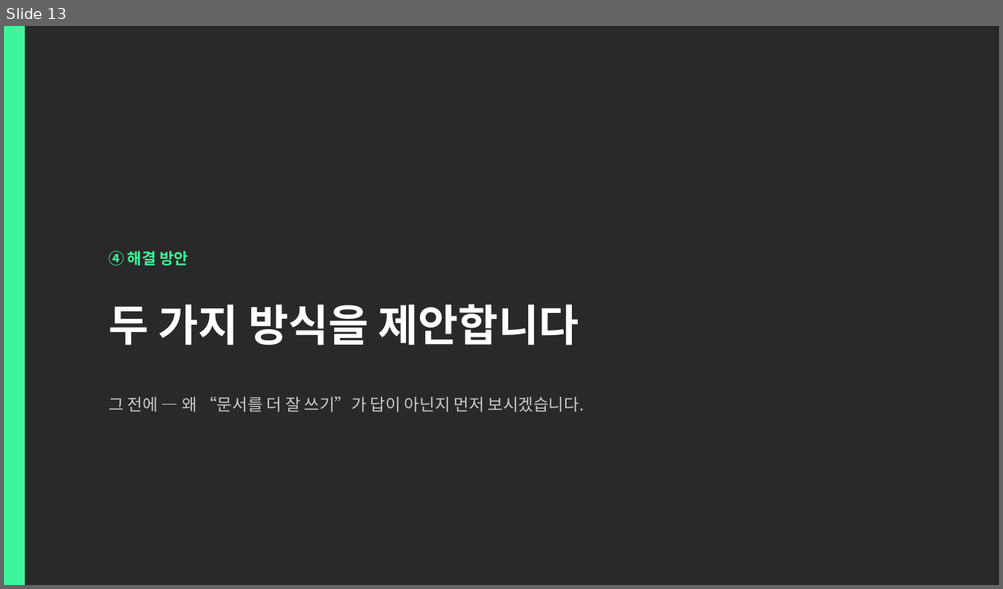
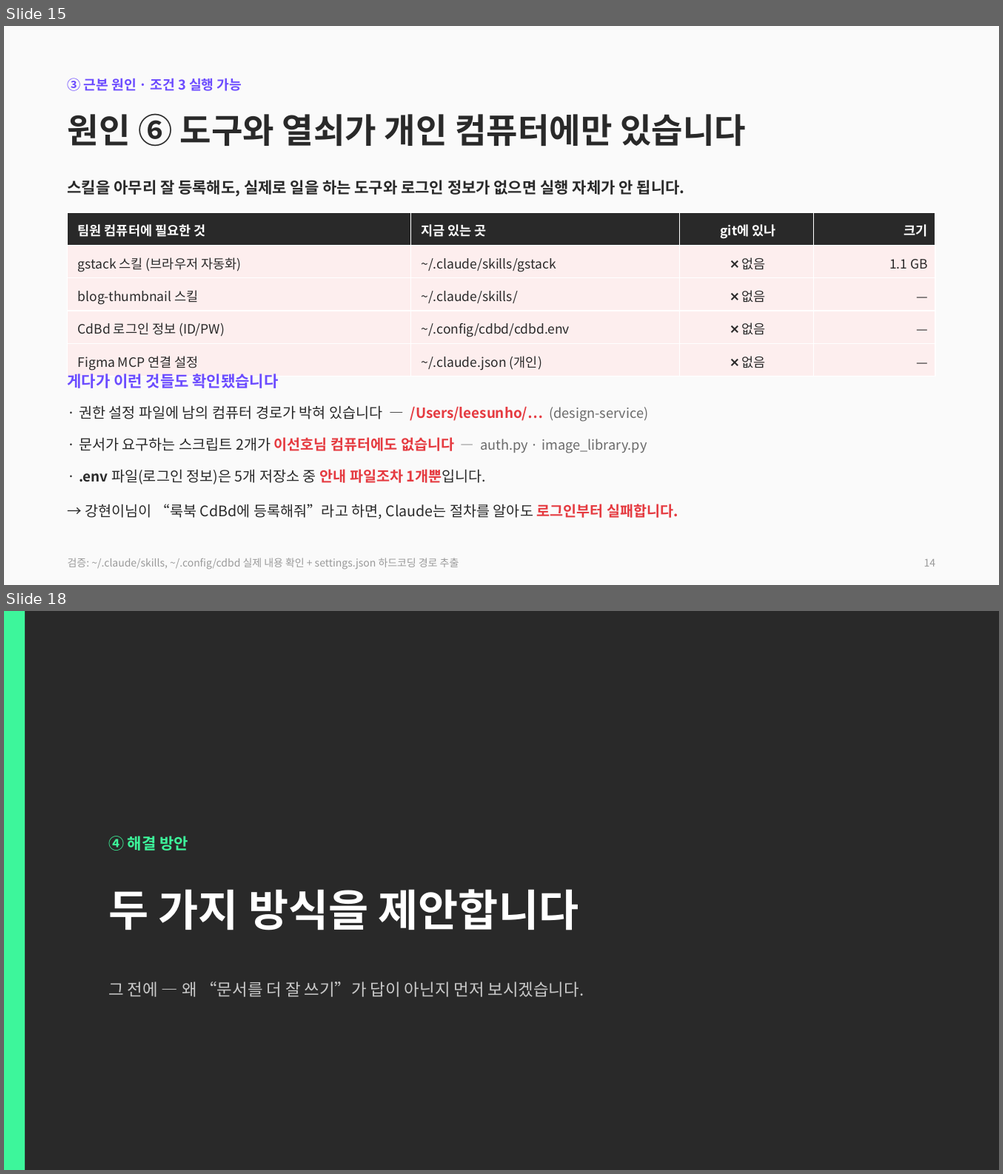
Before and after one commit to CdBd-in/design, a slide deck: CdBd 문서 체계 진단 및 개편 제안.pptx. Shown one above the other, each under a label of ours: slide 13 before the commit, slides 15 and 18 after it; the slides between them are not shown. The pictures are 1003x589 and 1003x1174 pixels, drawn with LibreOffice and Linux fonts; fonts in the diff are those of the drawing. Boxes give left, top, right and bottom in pixels: in the first picture for what was removed or moved away, otherwise in the second. Text is boxed around its words. In the diff, an @@ line names an element or a change of style, - is before the commit and + after.

```diff
--- a/CdBd 문서 체계 진단 및 개편 제안.pptx
+++ b/CdBd 문서 체계 진단 및 개편 제안.pptx
@@ slide 15 added at [4, 26, 999, 585], background #FFFFFF @@
@@ rectangle added at [4, 26, 999, 585], fill #FAFAFA @@
@@ text added at [68, 78, 242, 91], 13 pt, text #6C4CFF, bold @@
+③ 근본 원인 · 조건 3 실행 가능
@@ text added at [68, 113, 745, 147], 33 pt, text #292929, bold @@
+원인 ⑥ 도구와 열쇠가 개인 컴퓨터에만 있습니다
@@ text added at [68, 180, 685, 196], 15 pt, text #292929, bold @@
+스킬을 아무리 잘 등록해도, 실제로 일을 하는 도구와 로그인 정보가 없으면 실행 자체가 안 됩니다.
@@ table added at [68, 212, 935, 377], 5 rows, 4 columns @@
+팀원 컴퓨터에 필요한 것 | 지금 있는 곳 | git에 있나 | 크기
+gstack 스킬 (브라우저 자동화) | ~/.claude/skills/gstack | ❌ 없음 | 1.1 GB
+blog-thumbnail 스킬 | ~/.claude/skills/ | ❌ 없음 | —
+CdBd 로그인 정보 (ID/PW) | ~/.config/cdbd/cdbd.env | ❌ 없음 | —
+Figma MCP 연결 설정 | ~/.claude.json (개인) | ❌ 없음 | —
@@ text added at [68, 374, 279, 389], 15 pt, text #6C4CFF, bold @@
+게다가 이런 것들도 확인됐습니다
@@ text added at [79, 406, 678, 520], 14 pt, text #292929 @@
+· 권한 설정 파일에 남의 컴퓨터 경로가 박혀 있습니다 — /Users/leesunho/… (design-service)
+· 문서가 요구하는 스크립트 2개가 이선호님 컴퓨터에도 없습니다 — auth.py · image_library.py
+· .env 파일(로그인 정보)은 5개 저장소 중 안내 파일조차 1개뿐입니다.
+→ 강현이님이 “룩북 CdBd에 등록해줘”라고 하면, Claude는 절차를 알아도 로그인부터 실패합니다.
@@ text added at [68, 558, 459, 570], 10 pt, text #9A9A9A @@
+검증: ~/.claude/skills, ~/.config/cdbd 실제 내용 확인 + settings.json 하드코딩 경로 추출
@@ text added at [924, 560, 936, 567], 10 pt, text #9A9A9A @@
+14
@@ what was slide 13 is now slide 18 @@
```
Also in this commit, not shown: 17 slides changed, 6 other slides added, 1 other file.
